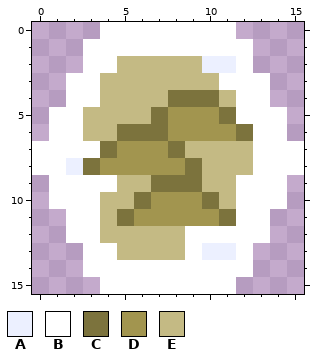
Edited in one commit: pixel-art sprite (terrain_tiles_tundra_hills.png). That is the earlier state.
The file is 16x16 pixels.
Palette (. is transparent): A #ecf0ff  B #ffffff  C #7c733d  D #a2954f  E #c4ba84
And afterwards:
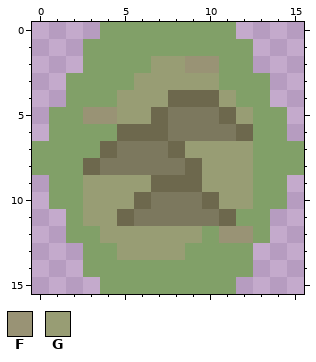
Colours new in this view: F #999375  G #989d74
Edits made:
Colour B changes from #ffffff to #81a068.
Colour C changes from #7c733d to #6d684d.
Colour D changes from #a2954f to #7c785e.
The author changed colour A to colour B in row 2 at x 11; in row 8 at x 2; in row 13 at x 10 to 11.
The author changed colour E to colour B in row 2 at x 5 to 6; in row 3 at x 4 to 5; in row 4 at x 4; in row 6 at x 3 to 4.
The author changed colour A to colour F in row 2 at x 10.
The author changed colour B to colour F in row 12 at x 11 to 12.
The author changed colour E to colour F in row 2 at x 9; in row 5 at x 3 to 4.
The author changed colour B to colour G in row 5 at x 12; in row 9 at x 3 to 4 and 12; in row 10 at x 3 and 12; in row 11 at x 3; in row 12 at x 9.
The author changed colour E to colour G in row 2 at x 7 to 8; in row 3 at x 6 to 10; in row 4 at x 5 to 7 and 11; in row 5 at x 5 to 6; in row 7 at x 9 to 12; in row 8 at x 10 to 12.
The author changed colour E to colour G in row 9 at x 5 to 6 and 10 to 11; in row 10 at x 4 to 5 and 11; in row 11 at x 4; in row 12 at x 4 to 8; in row 13 at x 5 to 8.
Boxes around the changes in both pictures, in picture pixels (x1, y1, x2, y2):
changed: (32, 22, 304, 294)
